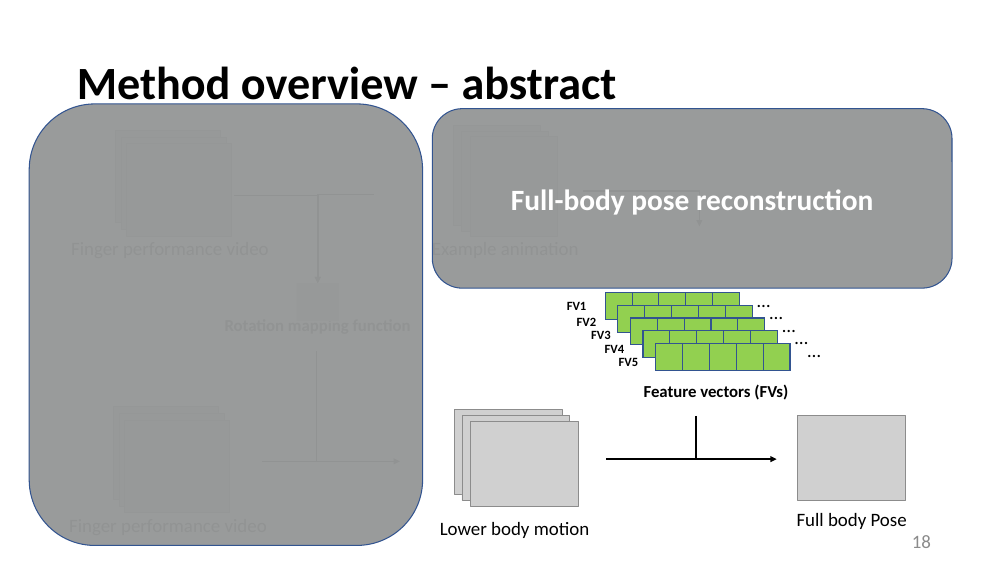
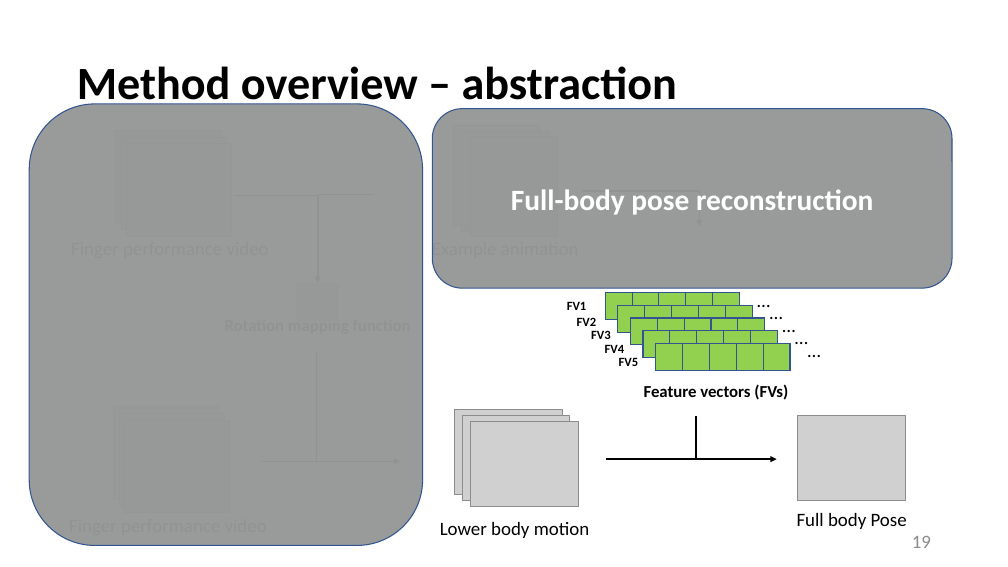
Before and after one commit to Louislar/MotionStyleTransferInHand, a slide deck: slide 19 of thesisFigs/thesis_slide.pptx (slide 18 before the commit). Drawn at 1008x567 pixels with LibreOffice and Linux fonts; fonts in the diff are those of the drawing; grey boxes stand for pictures. Boxes give left, top, right and bottom in pixels: in the first picture for what was removed or moved away, otherwise in the second. Text is boxed around its words. In the diff, an @@ line names an element or a change of style, - is before the commit and + after.

```diff
--- a/thesisFigs/thesis_slide.pptx
+++ b/thesisFigs/thesis_slide.pptx
@@ title at [77,66,677,111]: text changed @@
-Method overview – abstract
+Method overview – abstraction
@@ page number at [912,536,931,548]: text changed @@
-18
+19
```
Also in this commit, not shown: 9 other slides changed, 3 slides added.
